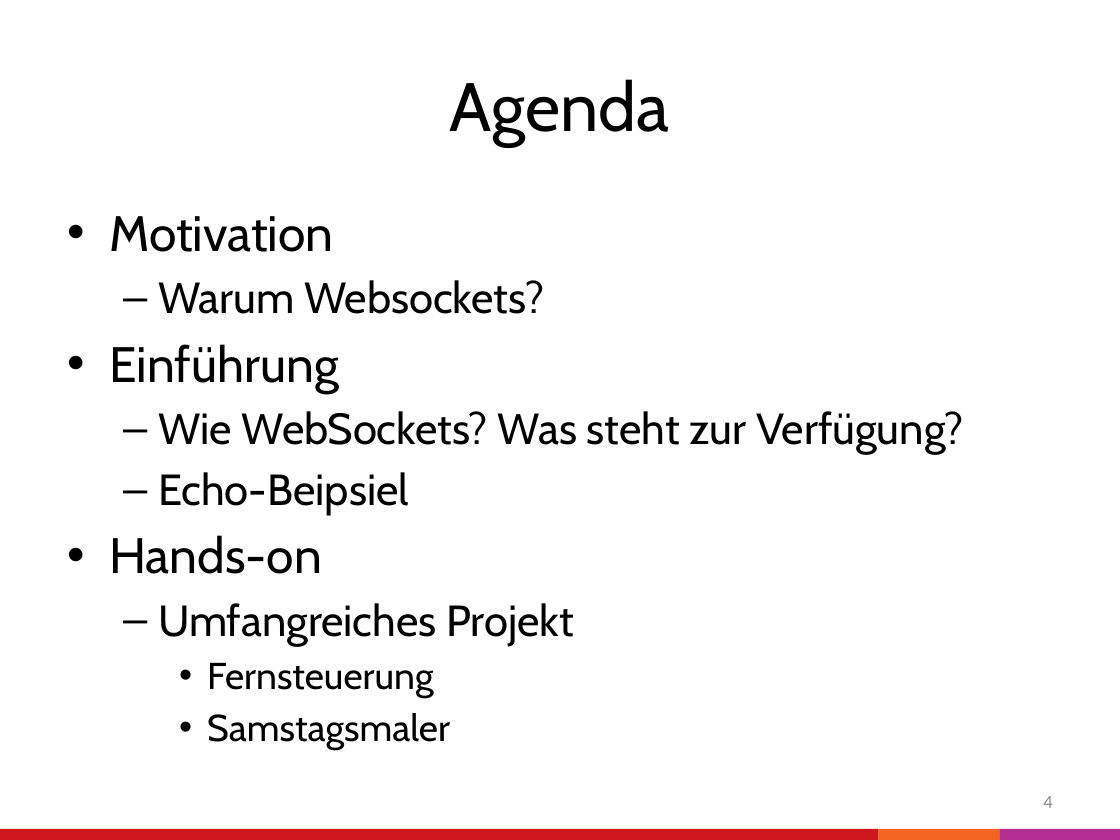
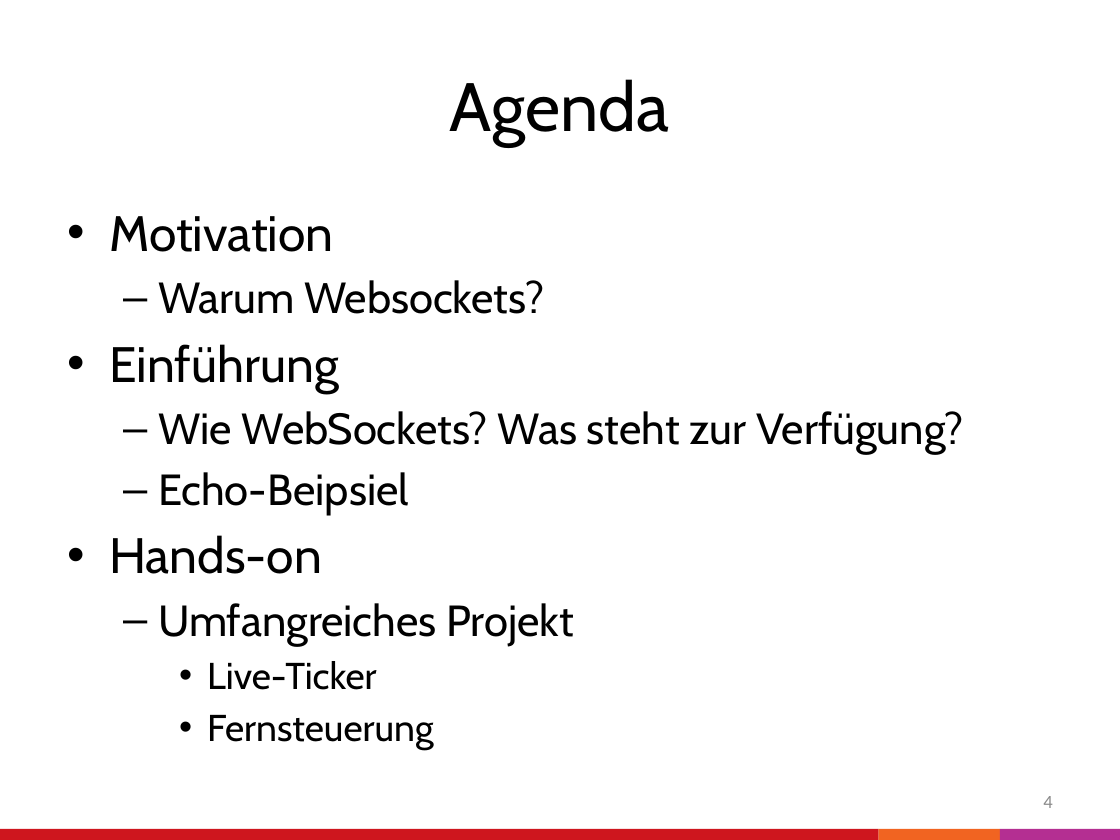
Before and after one commit to WebSocket101/WebSocket_Workshop_Froscon, a slide deck: slide 4 of Folien.pptx. Drawn at 1120x840 pixels with LibreOffice and Linux fonts; fonts in the diff are those of the drawing. Boxes give left, top, right and bottom in pixels: in the first picture for what was removed or moved away, otherwise in the second. Text is boxed around its words. In the diff, an @@ line names an element or a change of style, - is before the commit and + after.

Commit message:
add Live-Ticker, update Folien

```diff
--- a/Folien.pptx
+++ b/Folien.pptx
@@ text at [207,661,376,690]: paragraph added @@
+    • Live-Ticker
@@ text at [207,713,450,750]: paragraph removed @@
-    • Samstagsmaler
```
Also in this commit, not shown: 3 other slides changed, 4 other files.
